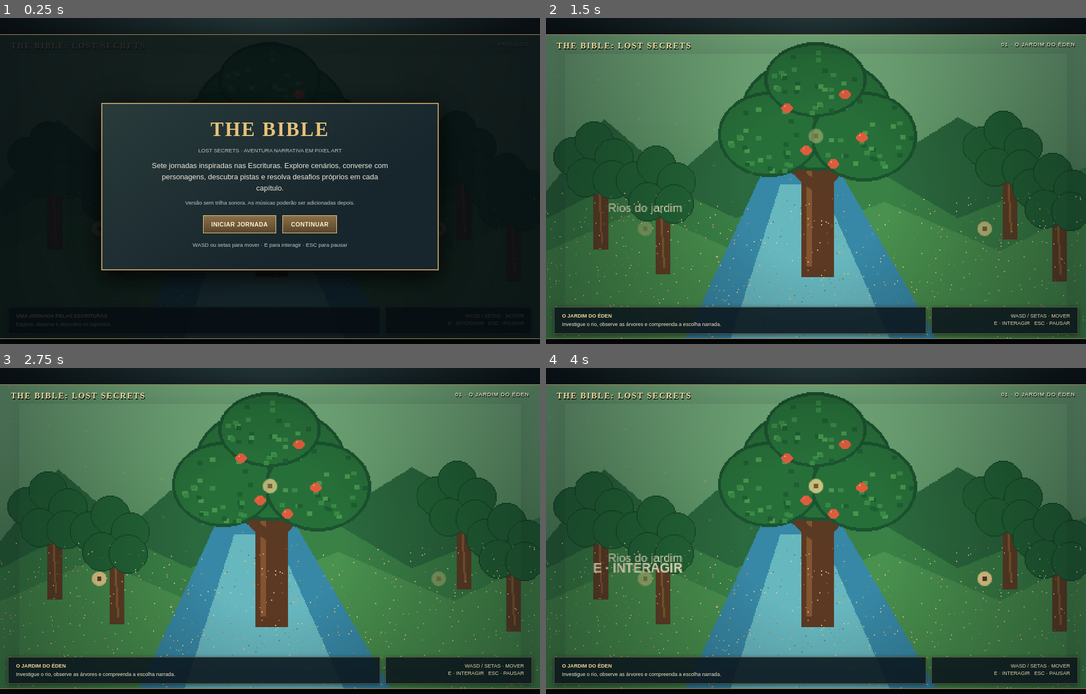
Above: before the commit, frames 1-4 (two rows, left to right).
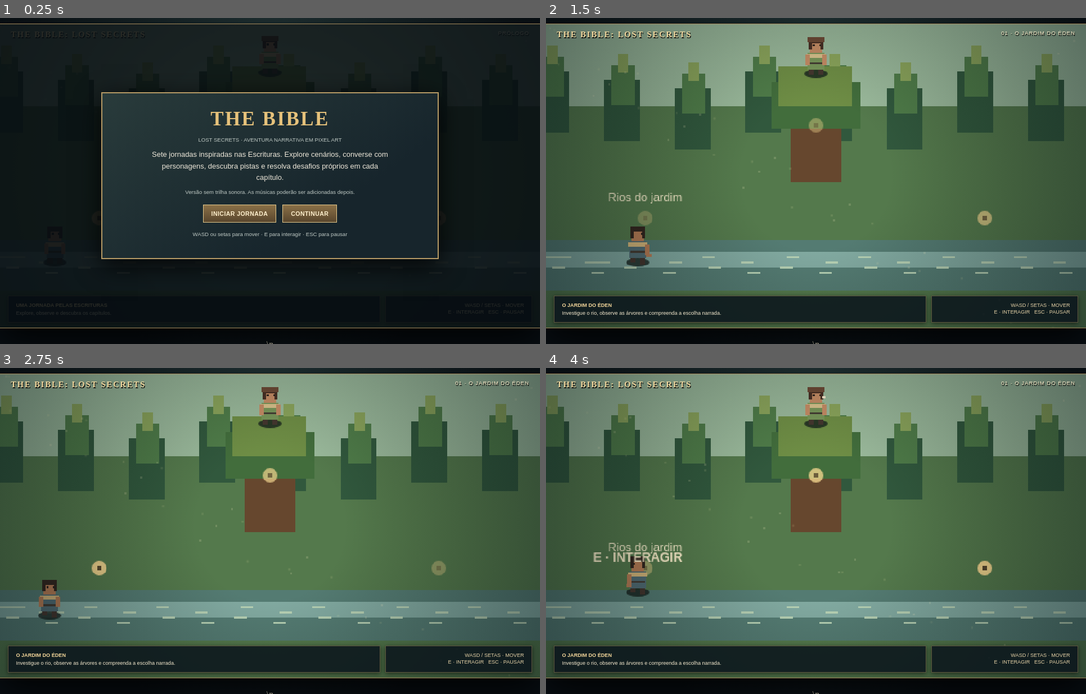
Above: after the commit, the same moments.

Repository: MiguelGigio123/jogo_bl
Game: browser game, page index.html
Two runs of this game, one before a commit and one after it. Both use one fixed random seed, a clock stepped at 60 frames per second and the inputs below.
Inputs:
- Up to frame 1 (0.25 s): no input
- Up to frame 2 (1.5 s): click "INICIAR JORNADA" at 0.27 s; hold Right from 1.03 s (still down)
- Up to frame 3 (2.75 s): release Right at 1.53 s; hold Down 1.58-1.85 s; hold Left 1.9-2.47 s; hold Up from 2.52 s (still down)
- Up to frame 4 (4 s): release Up at 2.82 s; hold Right 2.87-3.53 s; hold Up 3.58-3.82 s; hold Left from 3.87 s (still down)

The runs differ from the first frame. In frame 1, 9.5% of the frame differs, in the area x 0-100%, y 1-100%; in frame 2, 80%; in frame 3, 80%; in frame 4, 81%.

Commit message:
feat: load custom pixel-art renderer

Diff:
--- a/index.html
+++ b/index.html
@@ -48,5 +48,5 @@
 <p class="small">WASD ou setas para mover · E para interagir · ESC para pausar</p>
 </div></div>
 </div>
-<script src="game.js"></script>
+<script src="art.js"></script>\n<script src="game.js"></script>
 </body></html>
